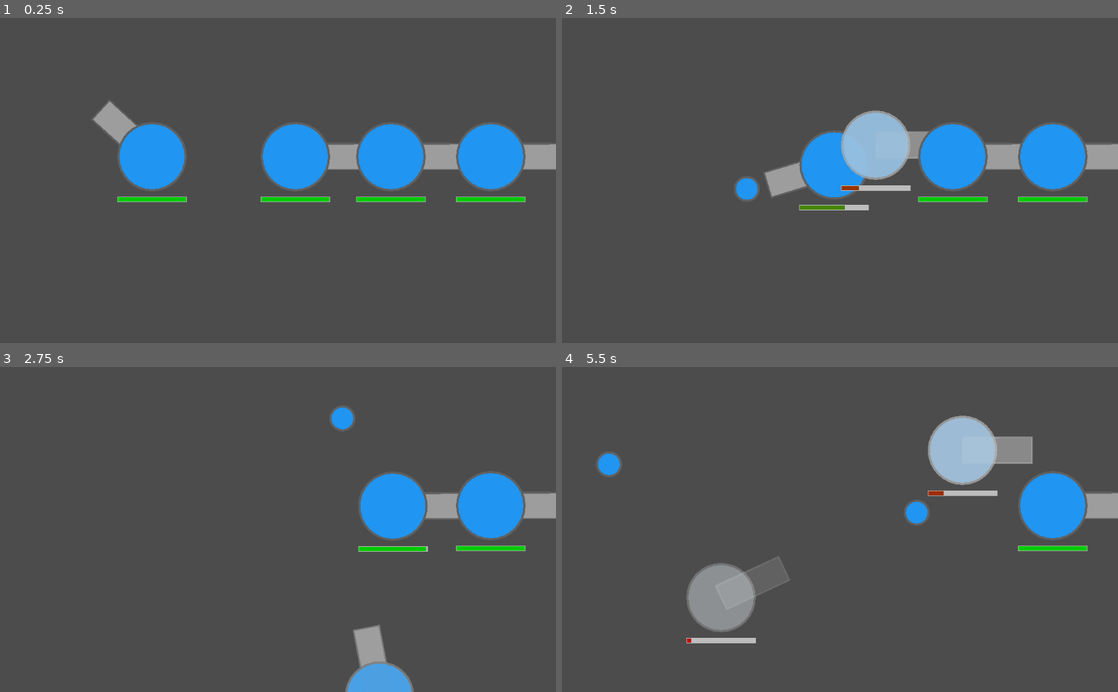
Above: before the commit, frames 1-4 (two rows, left to right).
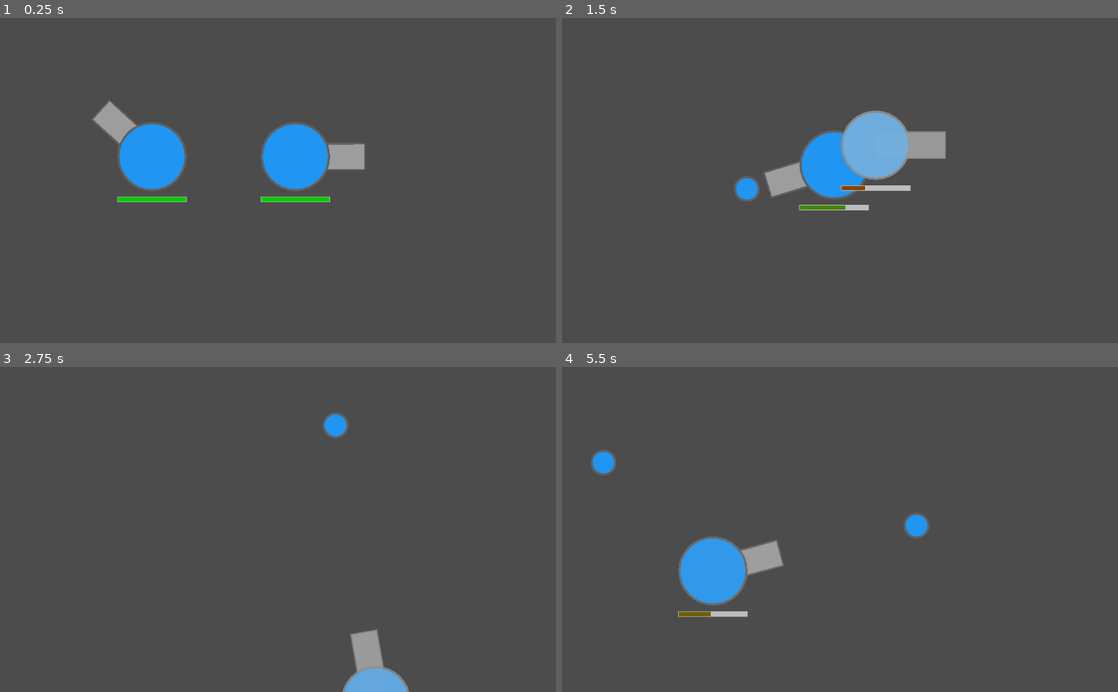
Above: after the commit, the same moments.

Repository: marianopolis-ai/Automatank
Game: Godot game, scene res://TestWorld.tscn
Two runs of this game, one before a commit and one after it. Both use one fixed random seed, a clock stepped at 60 frames per second and the inputs below. The project has no main scene, so this scene is started directly.
Inputs (mouse positions are in pixels of both pictures, inside the frame that each line leads up to):
- Up to frame 1 (0.25 s): no input
- Up to frame 2 (1.5 s): tap Enter at 0.5 s; move the mouse to (962, 164) at 0.52 s; hold D (right) 0.53-1.28 s; click (962, 164) at 0.6 s; move the mouse to (728, 196) at 1.27 s; hold S (down) from 1.28 s (still down); click (728, 196) at 1.35 s
- Up to frame 3 (2.75 s): move the mouse to (333, 458) at 2.02 s; release S (down) at 2.03 s; hold D (right) from 2.03 s (still down); click (333, 458) at 2.1 s
- Up to frame 4 (5.5 s): move the mouse to (812, 594) at 2.77 s; release D (right) at 2.78 s; hold W (up) 2.78-3.53 s; click (812, 594) at 2.85 s; move the mouse to (1006, 578) at 3.52 s; hold A (left) 3.53-5.03 s; click (1006, 578) at 3.6 s; move the mouse to (673, 480) at 4.27 s; click (673, 480) at 4.35 s; move the mouse to (867, 529) at 5.02 s; hold S (down) from 5.03 s (still down); click (867, 529) at 5.1 s

The runs differ from the first frame. In frame 1, 5.1% of the frame differs, in the area x 64-100%, y 32-57%; in frame 2, 7.0%; in frame 3, 6.1%; in frame 4, 9.7%, in the area x 5-100%, y 14-86%.

Commit message:
Tanks now regen less when they are moving.

Diff:
--- a/TestWorld.tscn
+++ b/TestWorld.tscn
@@ -13,9 +13,3 @@
 
 [node name="Tank" parent="." instance=ExtResource( 2 )]
 position = Vector2( 544, 256 )
-
-[node name="Tank2" parent="." instance=ExtResource( 2 )]
-position = Vector2( 720, 256 )
-
-[node name="Tank3" parent="." instance=ExtResource( 2 )]
-position = Vector2( 904, 256 )
--- a/scripts/Tank.gd
+++ b/scripts/Tank.gd
@@ -15,7 +15,7 @@
 var tank_max_health: float = 100.0
 # Regeneration of the tank's health per second.
 # TODO: allow upgrades for regen
-var regen: float = 1.5
+var regen: float = 15.0
 
 # The acceleration (motion) that the player/script intends.
 var intended_acceleration: Vector2 = Vector2.ZERO
@@ -48,8 +48,12 @@
 
 # On update.
 func _process(delta: float):
+	# The default maximum velocity of tanks is approximately 500.
+	# Make it such that tanks regen a lot less when they are moving.
+	var regen_factor = clamp(1 - linear_velocity.length_squared() / 150000, 0, 1)
+
 	# Heal and clamp to max health.
-	health = clamp(health + regen * delta, 0, max_health)
+	health = clamp(health + regen * delta * regen_factor, 0, max_health)
 
 
 # On physics update.
